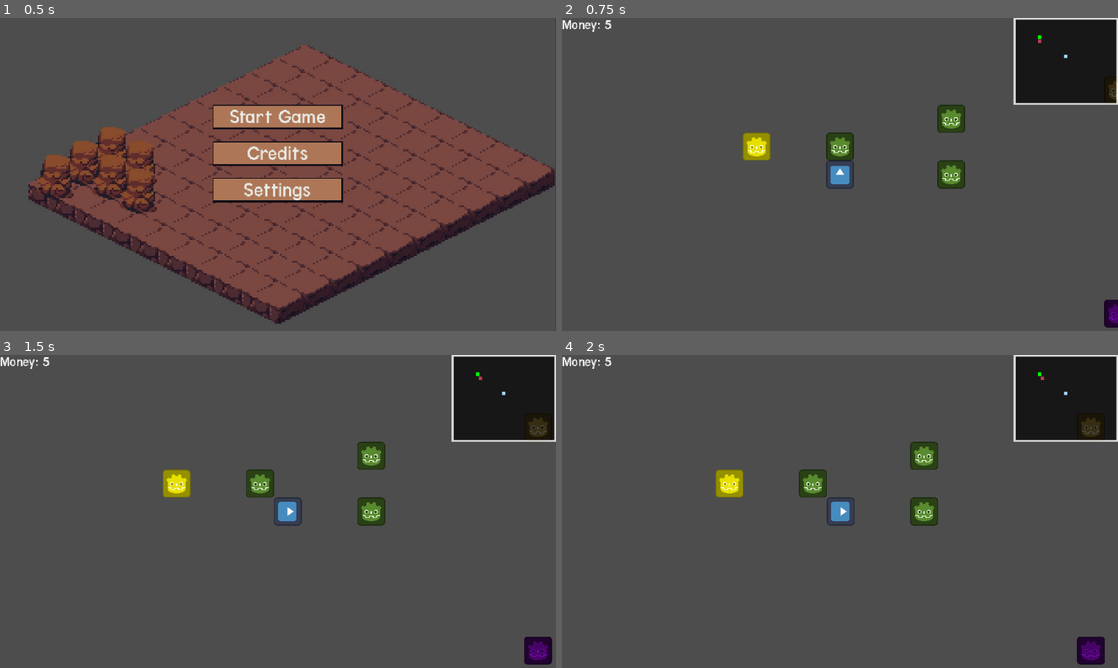
Above: before the commit, frames 1-4 (two rows, left to right).
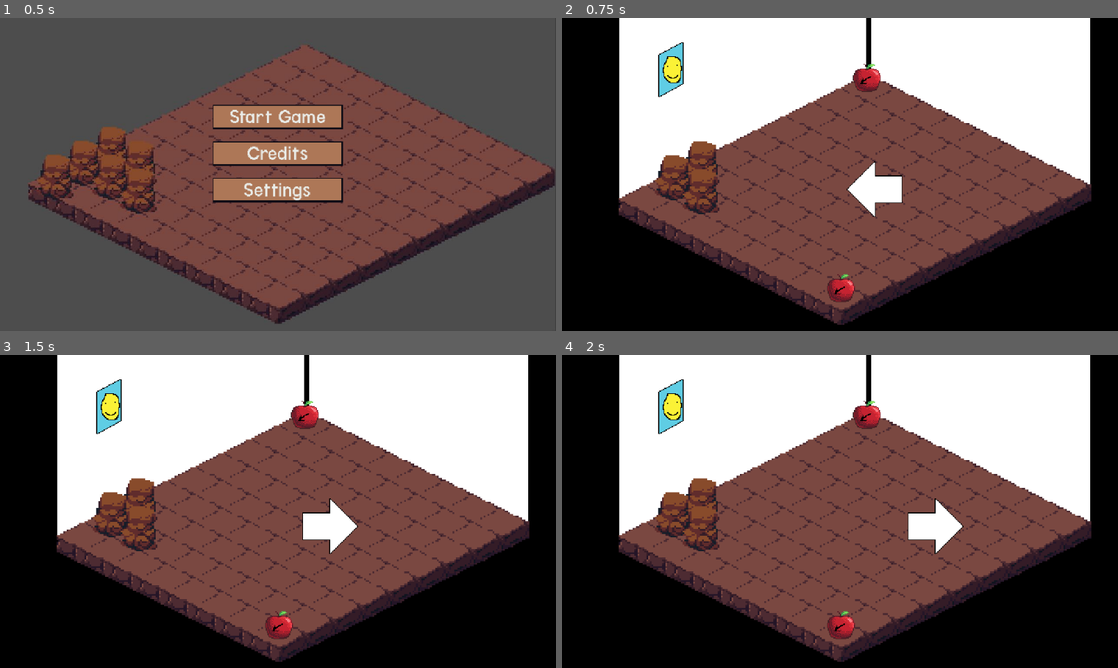
Above: after the commit, the same moments.

Repository: colejparker/brackeysgamejam2026_1
Game: Godot game, scene res://src/game.tscn
Same seed, same stepped clock (60 frames per second), same inputs: the game is played once before the commit and once after it. The engine's default icon, where the game draws it, is replaced by a stand-in: a white triangle on a blue panel in a dark square.
Inputs (mouse positions are in pixels of both pictures, inside the frame that each line leads up to):
- Up to frame 1 (0.5 s): no input
- Up to frame 2 (0.75 s): click "Start Game" at 0.5 s
- Up to frame 3 (1.5 s): tap Enter at 1.25 s; move the mouse to (400, 495) at 1.27 s; hold Right (moveRight) from 1.28 s (still down); tap R (rotate) at 1.35 s; click (400, 495) at 1.42 s
- Up to frame 4 (2 s): keep holding Right (moveRight)

Frame 1 is identical in both runs. In frame 2, 98% of the frame differs, in the area x 0-100%, y 0-100%; in frame 3, 98%; in frame 4, 98%.

Commit message:
transition from design world to bugger on touch door

Diff:
--- a/brackeysgamejam-2026-1/src/design/player/design_player.gd
+++ b/brackeysgamejam-2026-1/src/design/player/design_player.gd
@@ -16,7 +16,12 @@
 	velocity = input_vector * SPEED
 	move_and_slide()
 
-
+	for i in range(get_slide_collision_count()):
+		var collision = get_slide_collision(i)
+		var collider = collision.get_collider()
+		print(collider.name)
+		if collider and collider.name == "DoorOut":
+			Game.load_next_bugger_level()
 
 func update_blend_positions(direction_vector: Vector2) -> void:
 	animation_tree.set("parameters/StateMachine/MoveState/RunState/blend_position", direction_vector)
--- a/brackeysgamejam-2026-1/src/design/world/design_world.tscn
+++ b/brackeysgamejam-2026-1/src/design/world/design_world.tscn
@@ -60,11 +60,14 @@
 [node name="Furniture" parent="DecorationLayer" unique_id=2085249340 instance=ExtResource("2_58ifa")]
 position = Vector2(351, 79)
 
+[node name="DoorOut" parent="DecorationLayer" unique_id=438672004 instance=ExtResource("2_58ifa")]
+position = Vector2(321, 321)
+
 [node name="WallLayer" type="TileMapLayer" parent="." unique_id=1455840331]
 position = Vector2(1, 0)
 tile_set = SubResource("TileSet_58ifa")
 
-[node name="Furniture" parent="WallLayer" unique_id=438672004 instance=ExtResource("2_58ifa")]
+[node name="Furniture" parent="WallLayer" unique_id=294327000 instance=ExtResource("2_58ifa")]
 position = Vector2(122, 64)
 is_wall = true
 
--- a/brackeysgamejam-2026-1/src/global/game.gd
+++ b/brackeysgamejam-2026-1/src/global/game.gd
@@ -1,6 +1,7 @@
 extends Node
 
-@export var next_bugger_level: PackedScene
+@export var next_bugger_level: PackedScene = preload("res://src/bugger/levels/bugger_1.tscn")
+
 @export var next_furniture_item: PackedScene
 @export var cost_of_next_item: float = 1.0
 
@@ -20,6 +21,9 @@
 func die_lose_money():
 	money -= floor(money/2)
 
+func load_next_bugger_level():
+	get_tree().change_scene_to_packed(next_bugger_level)
+
 func _input(event):
 	if event.is_action_pressed("escape"):
 		if get_tree().current_scene.scene_file_path.contains("game.tscn"):
--- a/brackeysgamejam-2026-1/src/global/ui/ui_control.gd
+++ b/brackeysgamejam-2026-1/src/global/ui/ui_control.gd
@@ -3,7 +3,6 @@
 extends Control
 
 @onready var load_room = preload("res://src/design/world/design_world.tscn")
-@onready var load_bugger = preload("res://src/bugger/levels/bugger_1.tscn")
 
 @onready var main_menu: MarginContainer = $MainMenu
 @onready var start_game: Button = $MainMenu/VBoxContainer/MarginContainer/StartGame
@@ -14,4 +13,4 @@
 	start_game.pressed.connect(_start_game)
 
 func _start_game():
-	get_tree().change_scene_to_packed(load_bugger)
+	get_tree().change_scene_to_packed(load_room)
